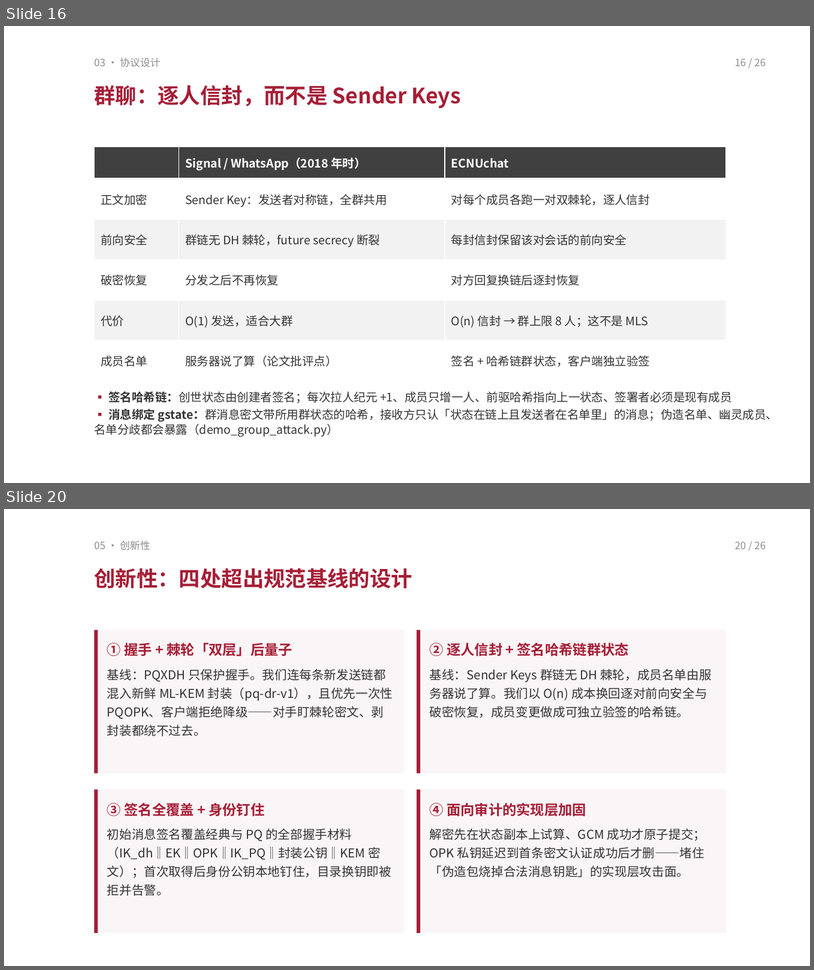
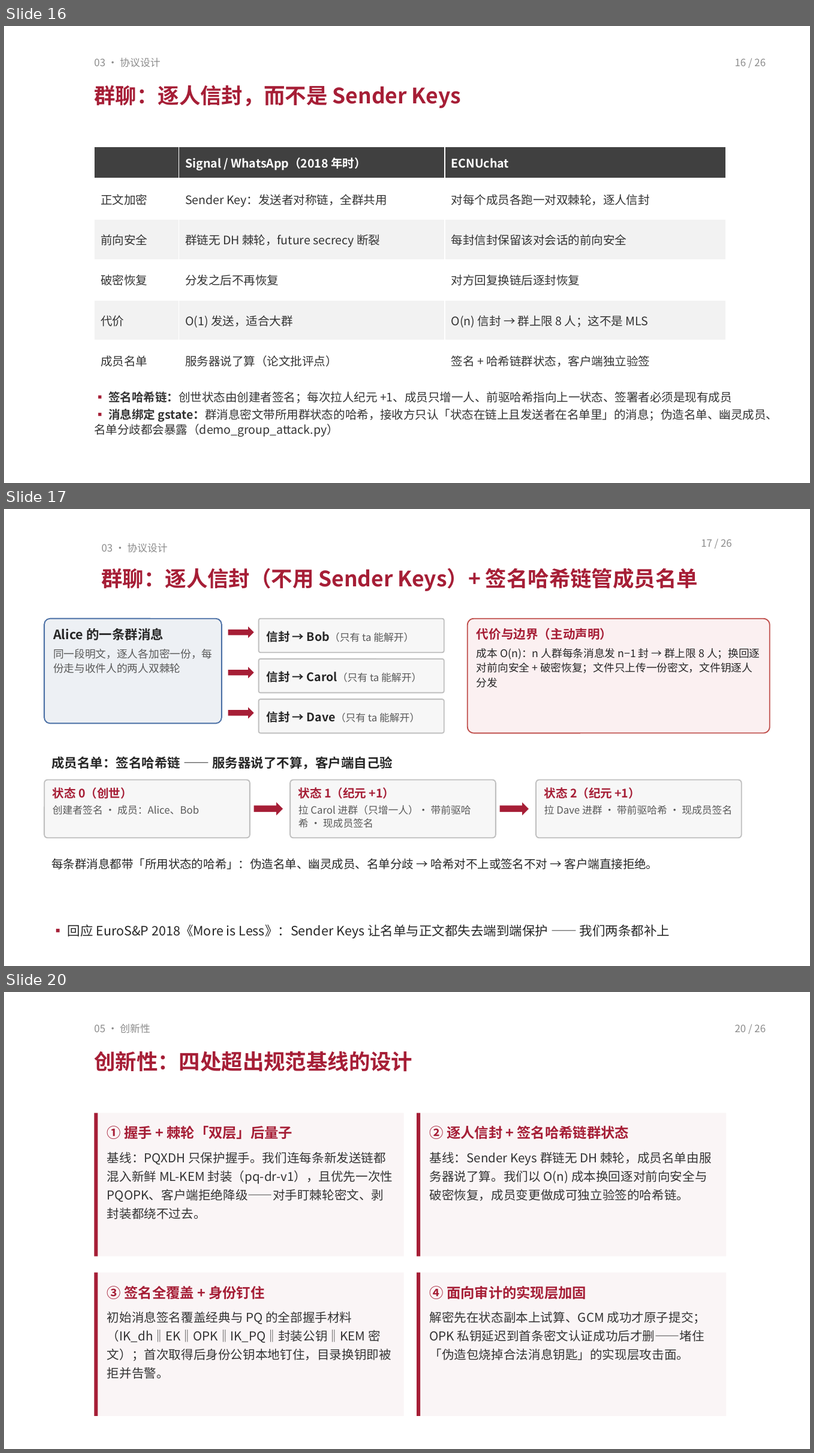
Before and after one commit to TomHaoZi/ECNUchat, a slide deck: 中期汇报/ECNUchat-中期汇报.pptx. Shown one above the other, each under a label of ours: slides 16 and 20 before the commit, slides 16, 17 and 20 after it; the slides between them are not shown. The pictures are 814x970 and 814x1453 pixels, drawn with LibreOffice and Linux fonts; fonts in the diff are those of the drawing. Boxes give left, top, right and bottom in pixels: in the first picture for what was removed or moved away, otherwise in the second. Text is boxed around its words. In the diff, an @@ line names an element or a change of style, - is before the commit and + after.

```diff
--- a/中期汇报/ECNUchat-中期汇报.pptx
+++ b/中期汇报/ECNUchat-中期汇报.pptx
@@ slide 17 added at (4,509,810,966), background #FFFFFF @@
@@ text added at (102,543,168,552), 9 pt, text #8C8C8C @@
+03 · 协议设计
@@ text added at (701,539,732,547), 9 pt, text #8C8C8C @@
+17 / 26
@@ text added at (102,568,698,591), 19 pt, text #A61E36, bold @@
+群聊：逐人信封（不用 Sender Keys）+ 签名哈希链管成员名单
@@ rounded rectangle added at (44,619,222,724), fill #EDF0F4, outline #4A6FA5 1 pt, 9.5 pt, text #595959 @@
+Alice 的一条群消息
+同一段明文，逐人各加密一份，每份走与收件人的两人双棘轮
@@ right arrow added at (228,627,254,638), fill #A61E36 @@
@@ rounded rectangle added at (259,619,444,652), fill #F7F7F7, outline #BFBFBF 1 pt, 9 pt, text #595959 @@
+信封 → Bob（只有 ta 能解开）
@@ rounded rectangle added at (468,619,770,733), fill #FBF0F1, outline #C0504D 1 pt, 9.5 pt, text #262626 @@
+代价与边界（主动声明）
+成本 O(n)：n 人群每条消息发 n−1 封 → 群上限 8 人；换回逐对前向安全 + 破密恢复；文件只上传一份密文，文件钥逐人分发
@@ right arrow added at (228,667,254,678), fill #A61E36 @@
@@ rounded rectangle added at (259,659,444,693), fill #F7F7F7, outline #BFBFBF 1 pt, 9 pt, text #595959 @@
+信封 → Carol（只有 ta 能解开）
@@ rounded rectangle added at (259,699,444,733), fill #F7F7F7, outline #BFBFBF 1 pt, 9 pt, text #595959 @@
+信封 → Dave（只有 ta 能解开）
@@ right arrow added at (228,708,254,718), fill #A61E36 @@
@@ text added at (51,756,393,769), 11.5 pt, text #262626, bold @@
+成员名单：签名哈希链 —— 服务器说了不算，客户端自己验
@@ rounded rectangle added at (44,780,250,838), fill #F7F7F7, outline #BFBFBF 1 pt, 9 pt, text #595959 @@
+状态 0（创世）
+创建者签名 · 成员：Alice、Bob
@@ rounded rectangle added at (290,780,496,838), fill #F7F7F7, outline #BFBFBF 1 pt, 9 pt, text #595959 @@
+状态 1（纪元 +1）
+拉 Carol 进群（只增一人）· 带前驱哈希 · 现成员签名
@@ rounded rectangle added at (536,780,742,838), fill #F7F7F7, outline #BFBFBF 1 pt, 9 pt, text #595959 @@
+状态 2（纪元 +1）
+拉 Dave 进群 · 带前驱哈希 · 现成员签名
@@ right arrow added at (254,802,283,816), fill #A61E36 @@
@@ right arrow added at (500,802,529,816), fill #A61E36 @@
@@ text added at (51,858,659,870), 10.5 pt, text #262626 @@
+每条群消息都带「所用状态的哈希」：伪造名单、幽灵成员、名单分歧 → 哈希对不上或签名不对 → 客户端直接拒绝。
@@ text added at (68,925,670,939), 11.5 pt, text #262626 @@
+▪ 回应 EuroS&P 2018《More is Less》：Sender Keys 让名单与正文都失去端到端保护 —— 我们两条都补上
```
Also in this commit, not shown: 5 slides changed, 5 other slides added, 6 slides removed, 3 other files.
